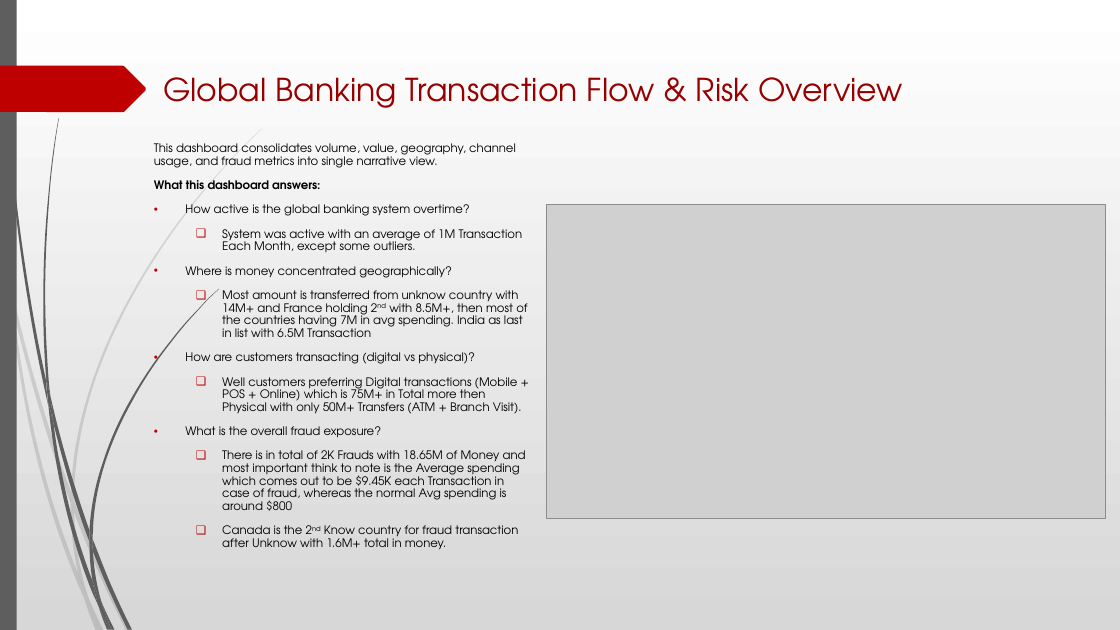
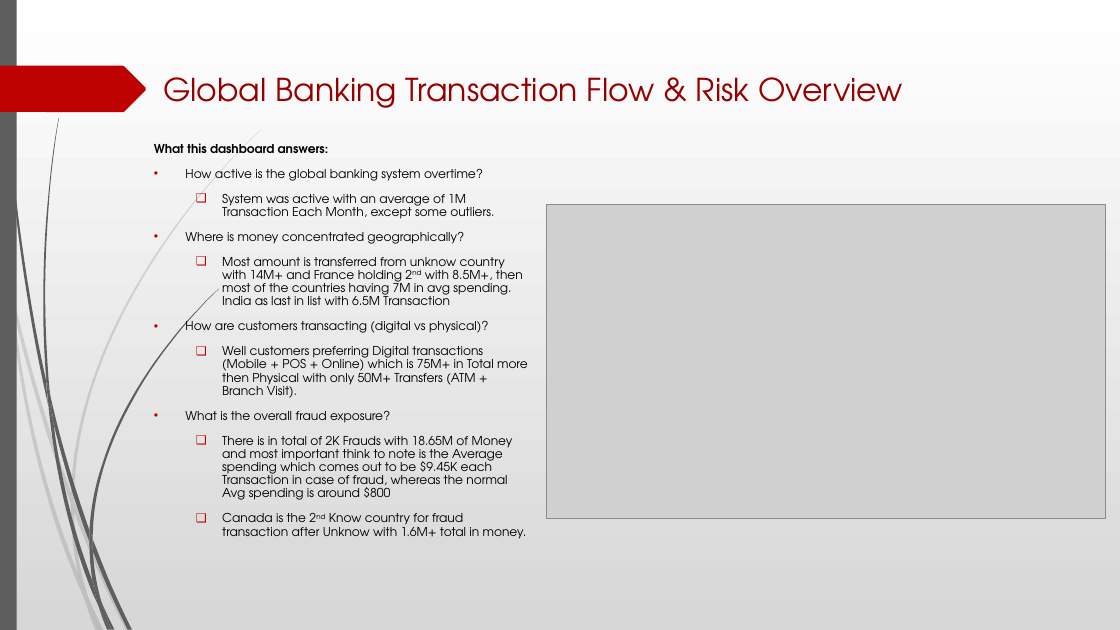
Before and after one commit to Garvdudy/ETL-Banking-Transactions-Combined-Pipeline-Project, a slide deck: slide 10 of Global Banking Fraud Detection & Risk Analysis Presentation.pptx. Drawn at 1120x630 pixels with LibreOffice and Linux fonts; fonts in the diff are those of the drawing; grey boxes stand for pictures. Boxes give left, top, right and bottom in pixels: in the first picture for what was removed or moved away, otherwise in the second. Text is boxed around its words. In the diff, an @@ line names an element or a change of style, - is before the commit and + after.

```diff
--- a/Global Banking Fraud Detection & Risk Analysis Presentation.pptx
+++ b/Global Banking Fraud Detection & Risk Analysis Presentation.pptx
@@ text "What this dashboard answers:" at (154,143,528,539): size 10 to 10.5 pt @@
@@ text at (154,143,516,168): paragraph removed @@
-This dashboard consolidates volume, value, geography, channel usage, and fraud metrics into single narrative view.
```
Also in this commit, not shown: 2 slides added.
